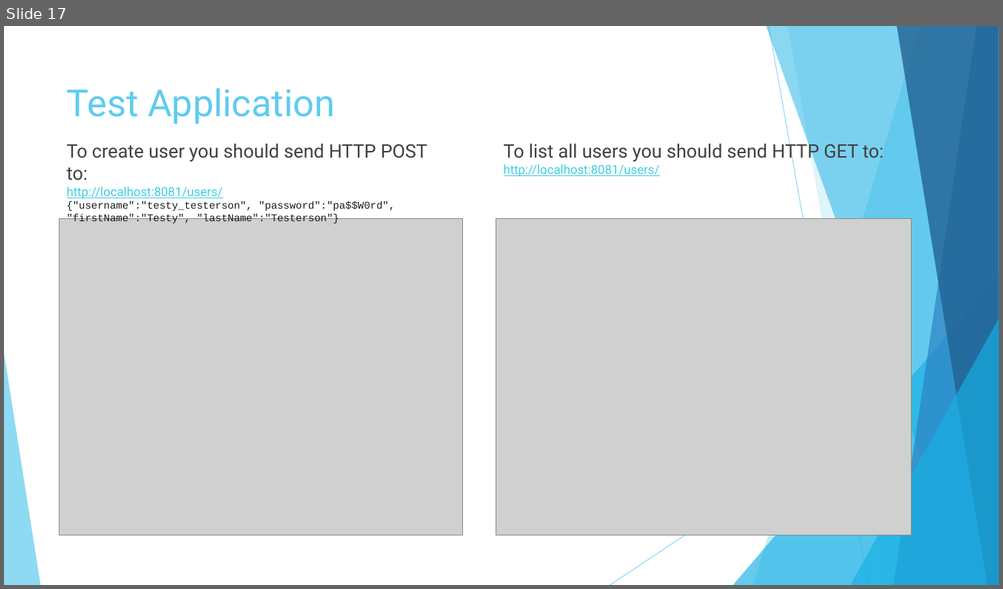
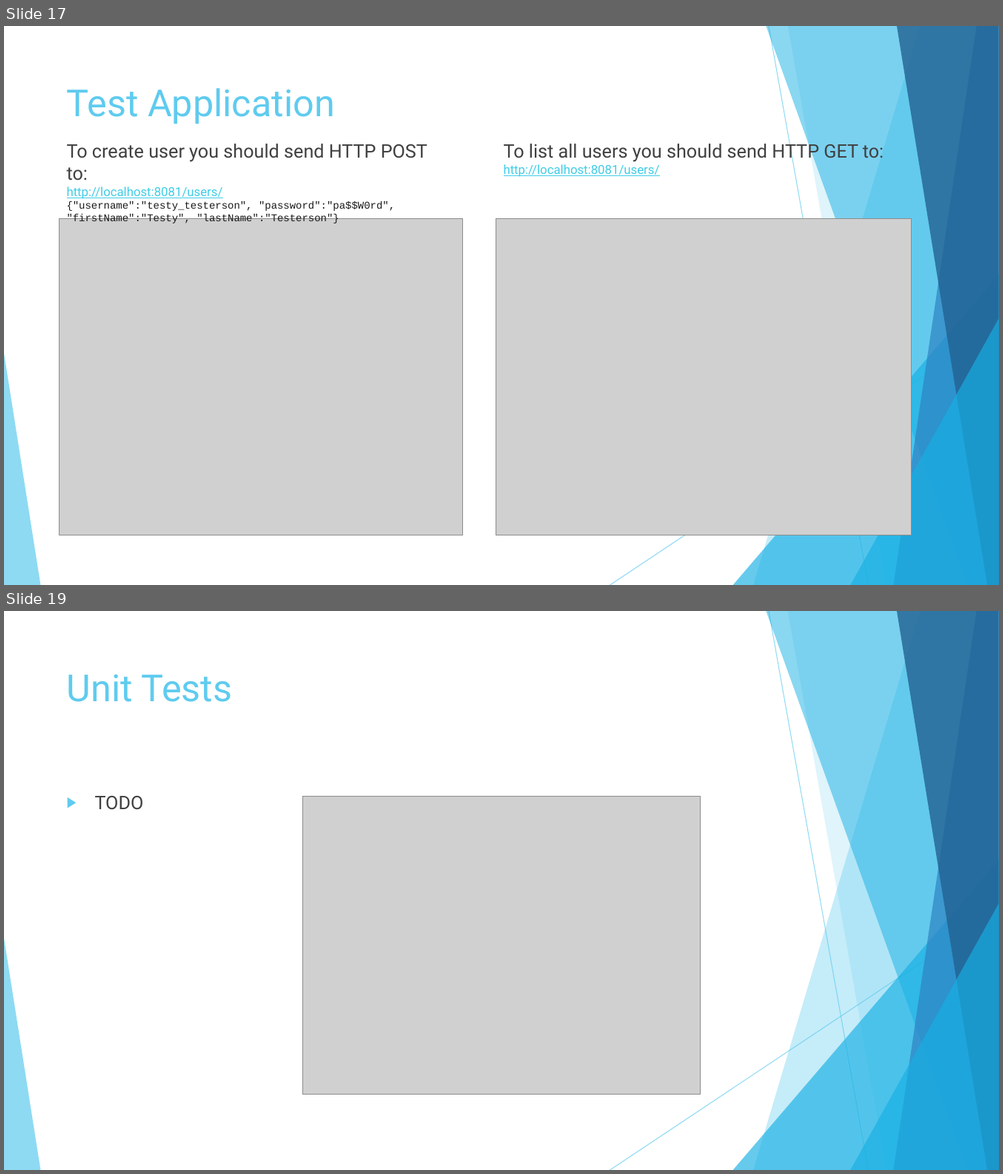
Before and after one commit to vlytsus/springboot-cloud-demo-one, a slide deck: docs/Introduction_To_Microservices_Part_2_boot.pptx. Shown one above the other, each under a label of ours: slide 17 before the commit, slides 17 and 19 after it; the slides between them are not shown. The pictures are 1003x589 and 1003x1174 pixels, drawn with LibreOffice and Linux fonts; fonts in the diff are those of the drawing; grey boxes stand for pictures. Boxes give left, top, right and bottom in pixels: in the first picture for what was removed or moved away, otherwise in the second. Text is boxed around its words. In the diff, an @@ line names an element or a change of style, - is before the commit and + after.

Commit message:
Added Tests & Actuator to Part 2

```diff
--- a/docs/Introduction_To_Microservices_Part_2_boot.pptx
+++ b/docs/Introduction_To_Microservices_Part_2_boot.pptx
@@ slide 19 added at <box>4,611,999,1170</box>, background #FFFFFF; not listed: 10 template elements that a slide beside it also shows @@
@@ title added at <box>67,674,232,702</box>, 36 pt, text #5FCBEF @@
+Unit Tests
@@ text added at <box>95,796,144,810</box>, 18 pt, text #404040 @@
+▶ TODO
@@ picture added at <box>302,797,700,1094</box> @@
```
Also in this commit, not shown: 1 slide changed, 2 other slides added, 1 other file.
